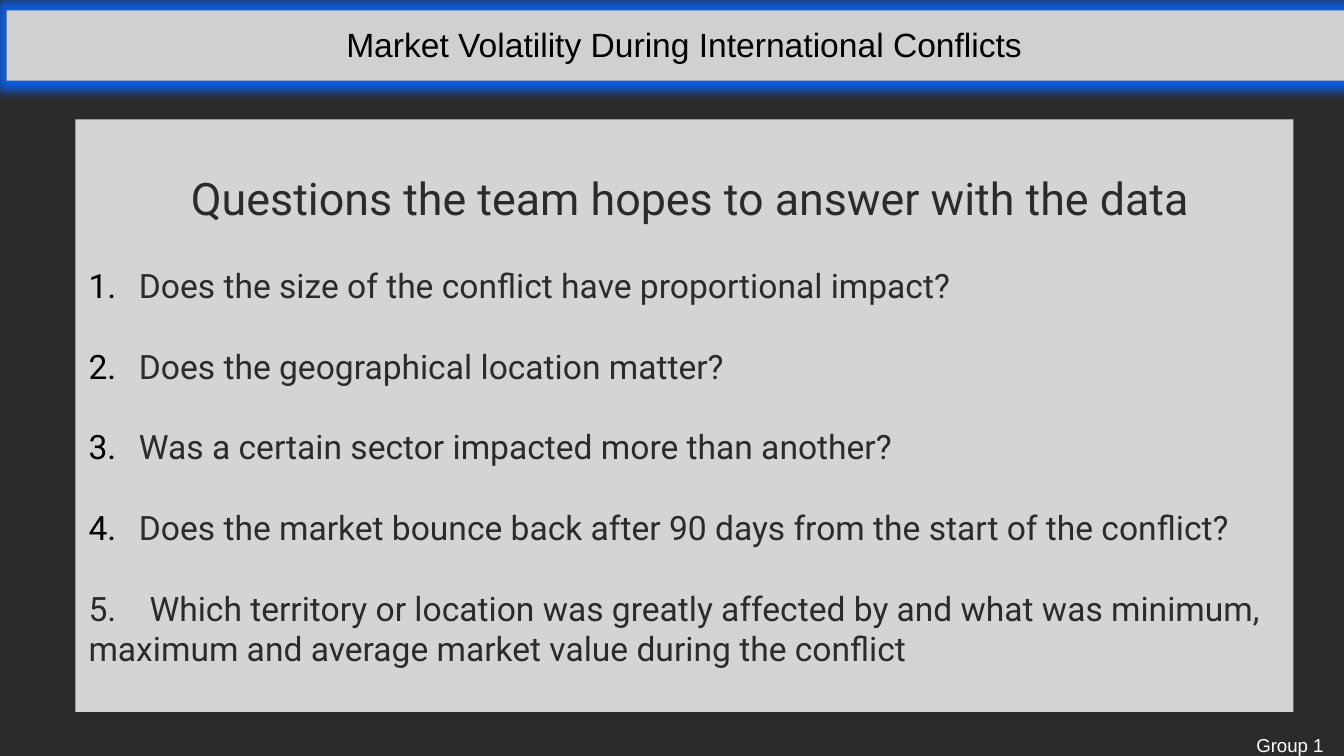
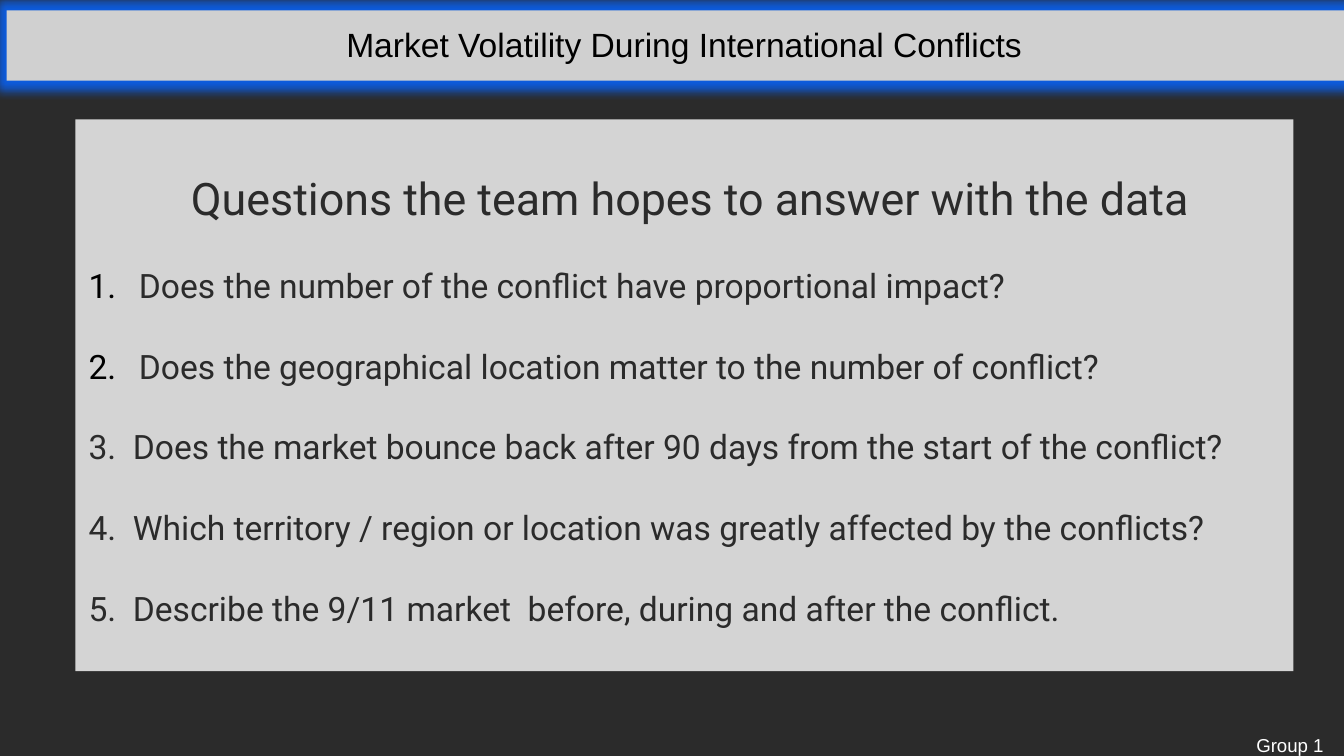
Before and after one commit to THeath15/Team1--Project, a slide deck: slide 12 of Group1 presentation revised 3.pptx (slide 4 before the commit). Drawn at 1344x756 pixels with LibreOffice and Linux fonts; fonts in the diff are those of the drawing; grey boxes stand for pictures; background and template pictures are left out; a plain dark background stands for a picture behind light text. Boxes give left, top, right and bottom in pixels: in the first picture for what was removed or moved away, otherwise in the second. Text is boxed around its words. In the diff, an @@ line names an element or a change of style, - is before the commit and + after.

```diff
--- a/Group1 presentation revised 3.pptx
+++ b/Group1 presentation revised 3.pptx
@@ rectangle "Questions the team hopes to ...": place and size @@
-rectangle "Questions the team hopes to ..." at bbox=[75, 120, 1293, 712]
+rectangle "Questions the team hopes to ..." at bbox=[75, 120, 1293, 672]
@@ text in rectangle at bbox=[89, 272, 1222, 628]: text changed @@
-    1. Does the size of the conflict have proportional impact?
-    2. Does the geographical location matter?
-    3. Was a certain sector impacted more than another?
-    4. Does the market bounce back after 90 days from the start of the conflict?
-    5. Which territory or location was greatly affected by and what was minimum, maximum and average market value during the conflict
+    1. Does the number of the conflict have proportional impact?
+    2. Does the geographical location matter to the number of conflict?
+    3. Does the market bounce back after 90 days from the start of the conflict?
+    4. Which territory / region or location was greatly affected by the conflicts?
+    5. Describe the 9/11 market before, during and after the conflict.
```
Also in this commit, not shown: 4 other slides changed.
